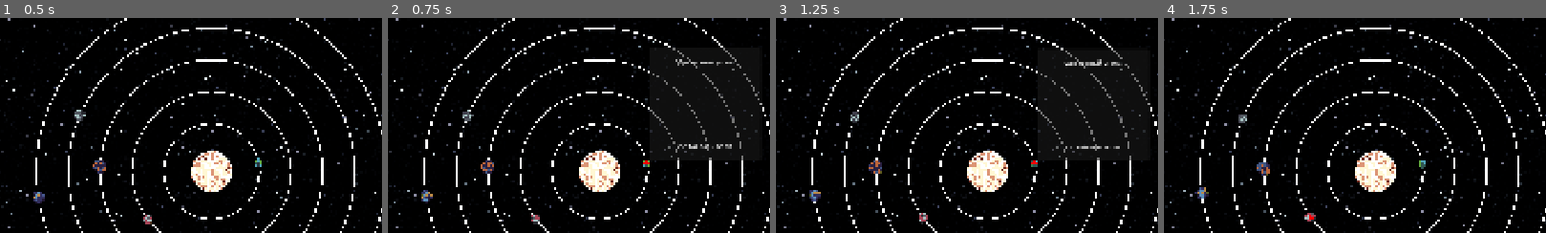
Above: before the commit, frames 1-4 (left to right).
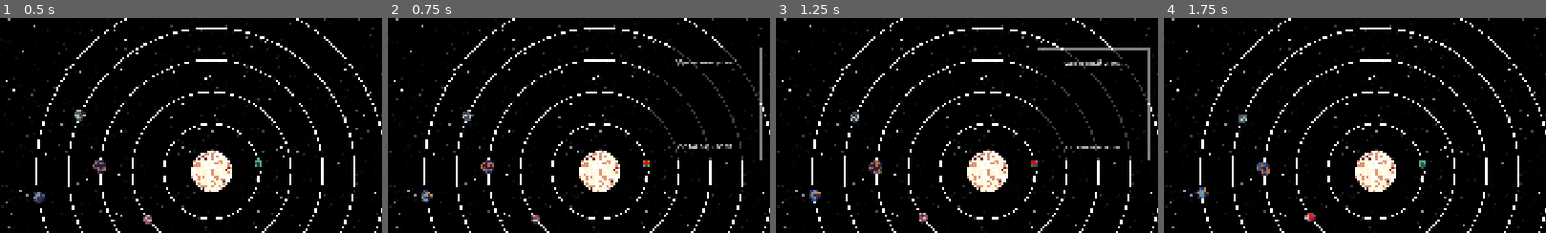
Above: after the commit, the same moments.

Repository: ChetterKRSK/SpaceSpeedrunner
Game: Godot game, scene res://gameScene.tscn
Same seed, same stepped clock (60 frames per second), same inputs: the game is played once before the commit and once after it.
Inputs (mouse positions are % of the whole screen's width and height, from its top left):
- Up to frame 1 (0.5 s): no input
- Up to frame 2 (0.75 s): tap Enter (ui_accept) at 0.5 s; move the mouse to (56, 48) at 0.52 s; hold D (Move_Right) from 0.53 s (still down); click (56, 48) at 0.6 s
- Up to frame 3 (1.25 s): keep holding D (Move_Right); tap Enter (ui_accept) at 0.77 s
- Up to frame 4 (1.75 s): tap Enter (ui_accept) at 1.25, 1.52 s; move the mouse to (42, 61) at 1.27 s; release D (Move_Right) at 1.28 s; hold Left (Move_Left) from 1.28 s (still down); click (42, 61) at 1.35 s
The pictures show only the part of the screen within x 22-72%, y 14-64%; the shares and areas given below are measured in that part.

Frame 1 is identical in both runs. In frame 2, 1.0% of the frame differs, in the area x 68-98%, y 13-67%; in frame 3, 1.4%; in frame 4, nothing differs.

Commit message:
Ограничение зума на планете
Отныне нельзя слишком близко приблизить камеру к выбранной планете.
Немного изменил стиль информационного окошка

Diff:
--- a/gameScene.tscn
+++ b/gameScene.tscn
@@ -88,7 +88,15 @@
 radius = 128.004
 
 [sub_resource type="CircleShape2D" id="CircleShape2D_w4qqe"]
-radius = 320.0
+radius = 256.0
+
+[sub_resource type="StyleBoxFlat" id="StyleBoxFlat_w4qqe"]
+bg_color = Color(0, 0, 0, 0.752941)
+border_width_left = 1
+border_width_top = 1
+border_width_right = 1
+border_width_bottom = 1
+border_color = Color(1, 1, 1, 0.501961)
 
 [sub_resource type="Curve2D" id="Curve2D_oqr1i"]
 _data = {
@@ -167,7 +175,7 @@
 radius = 160.0
 
 [sub_resource type="CircleShape2D" id="CircleShape2D_d4m0j"]
-radius = 400.0
+radius = 320.0
 
 [sub_resource type="Curve2D" id="Curve2D_tp0y7"]
 _data = {
@@ -179,7 +187,7 @@
 radius = 224.0
 
 [sub_resource type="CircleShape2D" id="CircleShape2D_b0yit"]
-radius = 560.0
+radius = 448.0
 
 [sub_resource type="Curve2D" id="Curve2D_c3h2c"]
 _data = {
@@ -191,7 +199,7 @@
 radius = 168.0
 
 [sub_resource type="CircleShape2D" id="CircleShape2D_i1cje"]
-radius = 420.0
+radius = 336.0
 
 [sub_resource type="Curve2D" id="Curve2D_mv7c2"]
 _data = {
@@ -203,7 +211,7 @@
 radius = 192.0
 
 [sub_resource type="CircleShape2D" id="CircleShape2D_ftf7w"]
-radius = 480.0
+radius = 384.0
 
 [sub_resource type="CircleShape2D" id="CircleShape2D_oqr1i"]
 radius = 640.0
@@ -350,6 +358,7 @@
 grow_horizontal = 2
 grow_vertical = 2
 mouse_filter = 2
+theme_override_styles/panel = SubResource("StyleBoxFlat_w4qqe")
 
 [node name="VBoxContainer" type="VBoxContainer" parent="MainObjectsSystem/PlanetOrbit1/PathFollow2D/Planet1/UI/InfoWindow"]
 layout_mode = 1
@@ -461,6 +470,7 @@
 grow_horizontal = 2
 grow_vertical = 2
 mouse_filter = 2
+theme_override_styles/panel = SubResource("StyleBoxFlat_w4qqe")
 
 [node name="VBoxContainer" type="VBoxContainer" parent="MainObjectsSystem/PlanetOrbit2/PathFollow2D/Planet2/UI/InfoWindow"]
 layout_mode = 1
@@ -573,6 +583,7 @@
 grow_horizontal = 2
 grow_vertical = 2
 mouse_filter = 2
+theme_override_styles/panel = SubResource("StyleBoxFlat_w4qqe")
 
 [node name="VBoxContainer" type="VBoxContainer" parent="MainObjectsSystem/PlanetOrbit3/PathFollow2D/Planet3/UI/InfoWindow"]
 layout_mode = 1
@@ -684,6 +695,7 @@
 grow_horizontal = 2
 grow_vertical = 2
 mouse_filter = 2
+theme_override_styles/panel = SubResource("StyleBoxFlat_w4qqe")
 
 [node name="VBoxContainer" type="VBoxContainer" parent="MainObjectsSystem/PlanetOrbit4/PathFollow2D/Planet4/UI/InfoWindow"]
 layout_mode = 1
@@ -795,6 +807,7 @@
 grow_horizontal = 2
 grow_vertical = 2
 mouse_filter = 2
+theme_override_styles/panel = SubResource("StyleBoxFlat_w4qqe")
 
 [node name="VBoxContainer" type="VBoxContainer" parent="MainObjectsSystem/PlanetOrbit5/PathFollow2D/Planet5/UI/InfoWindow"]
 layout_mode = 1
--- a/game_scene.gd
+++ b/game_scene.gd
@@ -14,7 +14,7 @@
 @export var planetOrbits: Array[Path2D]
 @export var planetOrbitSpeed: Array[float]
 
-var cameraZoomLimit: Array[float] = [1, 0.08, 2] # standart, min, max
+var cameraZoomLimit: Array[float] = [1, 0.08, 2, 0.08, 2] # standart, min, max, currentMin, currentMax
 var cameraZoomStep: float = 1.15
 var planetOrbitLineWidth: Array[float] = [3, 0, 0] # standart, min, max
 var mouseCursorSize: Array[float] = [0.1, 0, 0] # standart, min, max
@@ -79,13 +79,13 @@
 
 func cameraMovingZooming():
 	if Input.is_action_just_pressed("Zoom_In_Map") or Input.is_action_pressed("Zoom_In_Map"):
-		if mainCamera.zoom.x < cameraZoomLimit[2] / cameraZoomStep:
+		if mainCamera.zoom.x < cameraZoomLimit[4] / cameraZoomStep:
 			var lastPos = get_global_mouse_position()
 			mainCamera.zoom *= cameraZoomStep
 			mainCamera.position += (lastPos - get_global_mouse_position())
 		else:
 			var lastPos = get_global_mouse_position()
-			mainCamera.zoom = Vector2(cameraZoomLimit[2], cameraZoomLimit[2])
+			mainCamera.zoom = Vector2(cameraZoomLimit[4], cameraZoomLimit[4])
 			mainCamera.position += (lastPos - get_global_mouse_position())
 
 	if Input.is_action_just_pressed("Zoom_Out_Map") or Input.is_action_pressed("Zoom_Out_Map"):
@@ -102,9 +102,13 @@
 			if selectedPlanet != null:
 				planets[selectedPlanet].hideInfoWindow()
 			selectedPlanet = targetMousePlanet
+			cameraZoomLimit[4] = cameraZoomLimit[2] / planets[selectedPlanet].find_child("Sprite2D").scale.x
+			if mainCamera.zoom.x > cameraZoomLimit[4]:
+				changeCameraZoom()
 			planets[targetMousePlanet].showInfoWindow()
 		elif !isCursorOnPlanet and selectedPlanet != null:
 			planets[selectedPlanet].hideInfoWindow()
+			cameraZoomLimit[4] = cameraZoomLimit[2]
 			selectedPlanet = null
 
 	if selectedPlanet != null:
@@ -114,6 +118,7 @@
 	if Input.is_action_pressed("Drag_Map"):
 		if selectedPlanet != null:
 			planets[targetMousePlanet].hideInfoWindow()
+			cameraZoomLimit[4] = cameraZoomLimit[2]
 			selectedPlanet = null
 		mainCamera.position += lastMousePosition - get_global_mouse_position()
 		if mainCamera.position.x < mainCamera.limit_left + (mainCamera.get_viewport_rect().size.x / 2) / mainCamera.zoom.x:
@@ -124,6 +129,9 @@
 			mainCamera.position.y = mainCamera.limit_top + (mainCamera.get_viewport_rect().size.y / 2) / mainCamera.zoom.y
 		if mainCamera.position.y > mainCamera.limit_bottom - (mainCamera.get_viewport_rect().size.y / 2) / mainCamera.zoom.y:
 			mainCamera.position.y = mainCamera.limit_bottom - (mainCamera.get_viewport_rect().size.y / 2) / mainCamera.zoom.y
+
+func changeCameraZoom():
+	mainCamera.zoom = Vector2(cameraZoomLimit[4], cameraZoomLimit[4])
 
 func adjustingUI():
 	var newMouseCursorScale = mouseCursorSize[0] / mainCamera.zoom.x
--- a/scenes/planet.tscn
+++ b/scenes/planet.tscn
@@ -32,7 +32,7 @@
 radius = 128.004
 
 [sub_resource type="CircleShape2D" id="CircleShape2D_w4qqe"]
-radius = 320.0
+radius = 256.0
 
 [node name="Planet1" type="StaticBody2D"]
 collision_layer = 2
--- a/scenes/test.tscn
+++ b/scenes/test.tscn
@@ -9,7 +9,7 @@
 radius = 128.0
 
 [sub_resource type="CircleShape2D" id="CircleShape2D_j5jx5"]
-radius = 384.083
+radius = 256.0
 
 [sub_resource type="CapsuleShape2D" id="CapsuleShape2D_errlg"]
 radius = 8.0
@@ -228,7 +228,6 @@
 one_way_collision_margin = 0.0
 
 [node name="GravityArea" type="Area2D" parent="Planet"]
-visible = false
 collision_layer = 8
 collision_mask = 5
 gravity_space_override = 3
Not shown: 1 places in gameScene.tscn that only renumber resources
